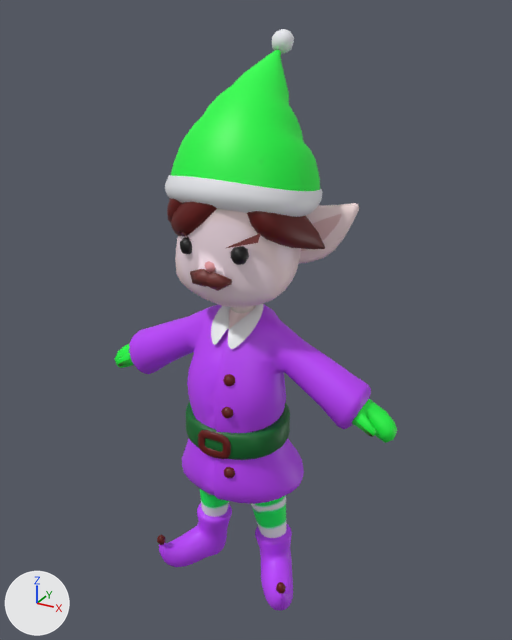
The FBX model Assets/Characters/enemies-npcs/elf1.fbx as it was, and as the next commit left it.
Before and after are seen from a 50 mm camera at (3.08, -5.33, 5.67) aimed at (0.03, 0.23, 2.89). Lighting does not change. The marker at lower left points along +X, +Y and +Z. Where no turn or scale is listed for an object, it has been applied to the vertices.

In view in the first picture: 'badElf'.
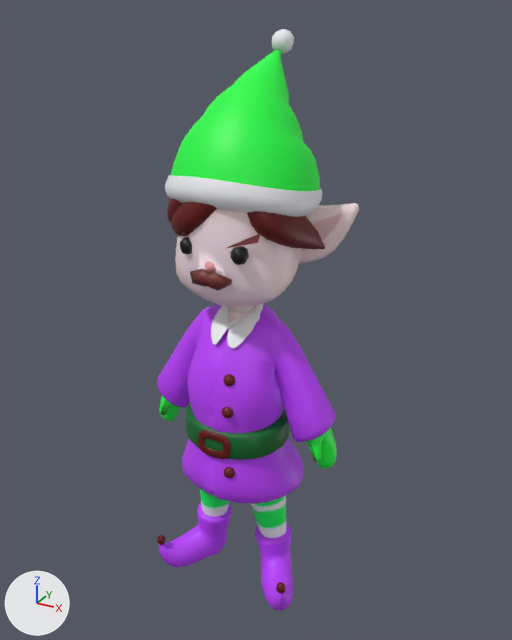
Patch to the scene script:
```diff
--- a/Assets/Characters/enemies-npcs/elf1.fbx.py
+++ b/Assets/Characters/enemies-npcs/elf1.fbx.py
@@ me_object_0 @@
 # used by ob_badelf; location = (0.0, 0.0, 2.95)
-me_object_0.from_pydata(...)  # 3526 vertices, 5823 faces; spans x -1.59..1.58, y -0.59..0.89, z -2.93..2.55
+me_object_0.from_pydata(...)  # 3526 vertices, 5823 faces; spans x -1.03..1.02, y -0.59..0.89, z -2.93..2.55
+# me_object_0 part 1: the loose piece of 97 vertices spanning x 1.13..1.58, y -0.16..0.16, z -0.87..-0.49 is turned 40.2 degrees about the y axis through its middle, then moved by (-0.48, 0.0, -0.42)
+# me_object_0 part 2: the loose piece of 97 vertices spanning x -1.59..-1.14, y -0.16..0.16, z -0.87..-0.49 is turned -40.5 degrees about the y axis through its middle, then moved by (0.49, 0.0, -0.43)
+# me_object_0 part 3: 233 of 3526 vertices moved; they spanned x -1.29..1.29, y -0.35..0.24, z -0.82..0.2 and now span x -0.98..0.98, y -0.35..0.24, z -1.08..0.24; mean shift (0.0, 0.0, -0.18); largest move (1.17, 0.06, -0.77) -> (0.69, 0.06, -1.07)
 me_object_0.materials.append(mat_material_0)
```

Pixel boxes (x1, y1, x2, y2) of what changed, in the pictures (512 x 640 px; the box of a moved part takes in the faces that stretch with it):
'badElf', reshaped (28% narrower)
    before: (115, 29, 397, 611)
    after: (157, 29, 359, 611)
part 1 of me_object_0, moved or reshaped
    before: (352, 399, 397, 443)
    after: (305, 428, 337, 469)
part 2 of me_object_0, moved or reshaped
    before: (115, 344, 134, 368)
    after: (159, 396, 181, 421)
part 3 of me_object_0, moved or reshaped
    before: (129, 305, 371, 430)
    after: (157, 304, 336, 442)
